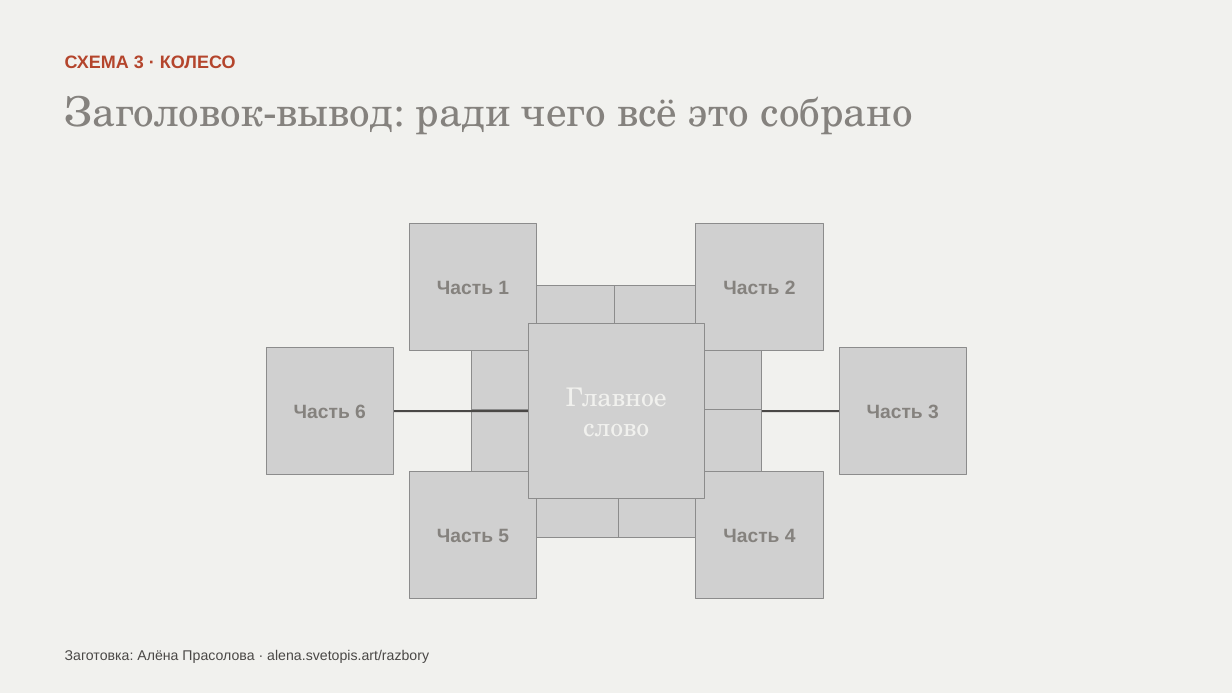
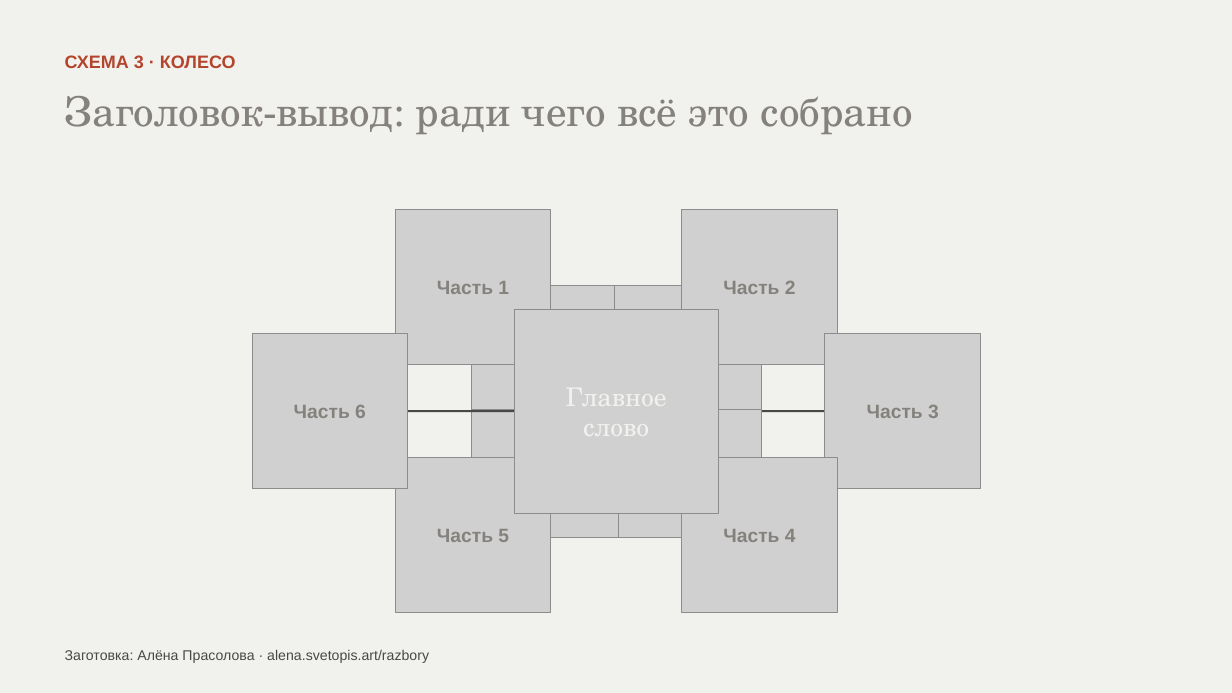
Before and after one commit to AlenaPrasol/vizitka-alena, a slide deck: slide 5 of razbory/5-shem-vmesto-abzaca/fayly/5-shem-vmesto-abzaca.pptx. Drawn at 1232x693 pixels with LibreOffice and Linux fonts; fonts in the diff are those of the drawing; grey boxes stand for pictures. Boxes give left, top, right and bottom in pixels: in the first picture for what was removed or moved away, otherwise in the second. Text is boxed around its words. In the diff, an @@ line names an element or a change of style, - is before the commit and + after.

```diff
--- a/razbory/5-shem-vmesto-abzaca/fayly/5-shem-vmesto-abzaca.pptx
+++ b/razbory/5-shem-vmesto-abzaca/fayly/5-shem-vmesto-abzaca.pptx
@@ picture: place and size @@
-picture at [409,224,537,351]
+picture at [396,210,551,365]
@@ picture: place and size @@
-picture at [696,224,823,351]
+picture at [682,210,837,365]
@@ picture: place and size @@
-picture at [529,323,704,499]
+picture at [515,310,719,514]
@@ picture: place and size @@
-picture at [266,348,394,475]
+picture at [252,334,408,489]
@@ picture: place and size @@
-picture at [839,348,967,475]
+picture at [825,334,981,489]
@@ picture: place and size @@
-picture at [409,471,537,599]
+picture at [396,457,551,613]
@@ picture: place and size @@
-picture at [696,471,823,599]
+picture at [682,457,837,613]
```
Also in this commit, not shown: 3 other slides changed, 7 other files.
